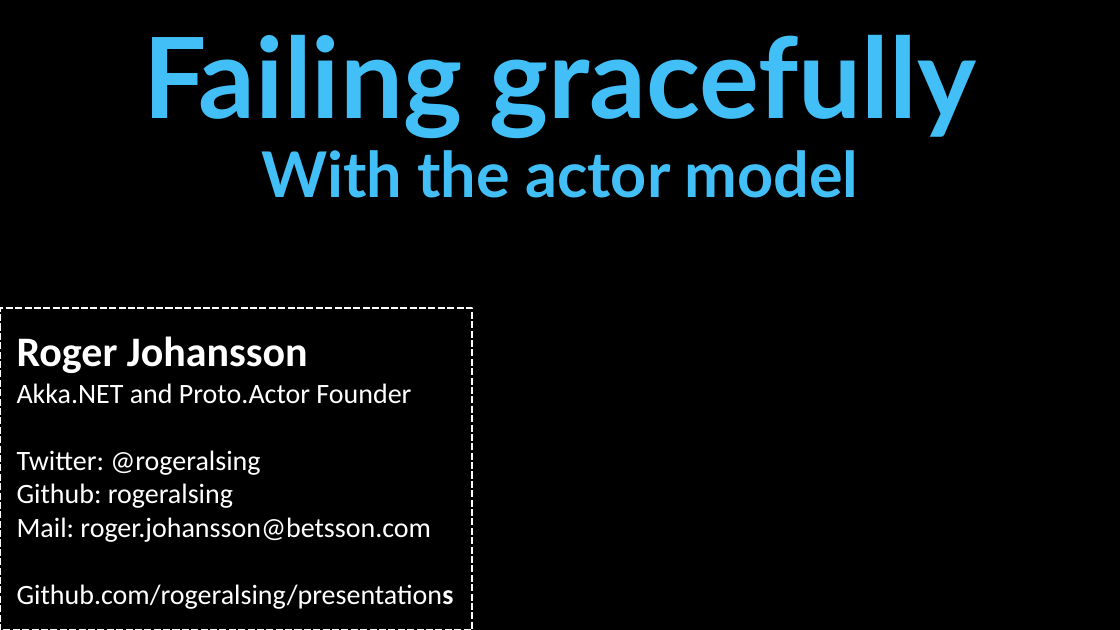
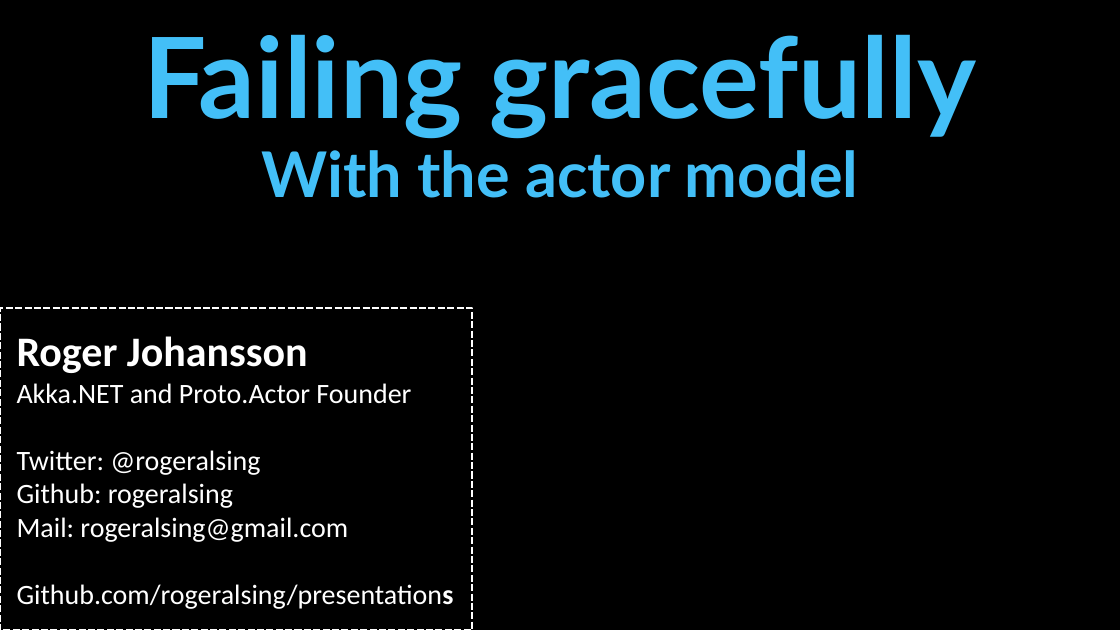
Before and after one commit to rogeralsing/Presentations, a slide deck: slide 1 of FailingGracefully/QConSP/protoactor.pptx. Drawn at 1120x630 pixels with LibreOffice and Linux fonts; fonts in the diff are those of the drawing; background and template pictures are left out. Boxes give left, top, right and bottom in pixels: in the first picture for what was removed or moved away, otherwise in the second. Text is boxed around its words. In the diff, an @@ line names an element or a change of style, - is before the commit and + after.

```diff
--- a/FailingGracefully/QConSP/protoactor.pptx
+++ b/FailingGracefully/QConSP/protoactor.pptx
@@ text in rectangle at (x1=17, y1=517, x2=348, y2=542): text changed @@
-Mail: roger.johansson@betsson.com
+Mail: rogeralsing@gmail.com
```
Also in this commit, not shown: 5 other slides changed, 4 slides added, 1 slide removed.
